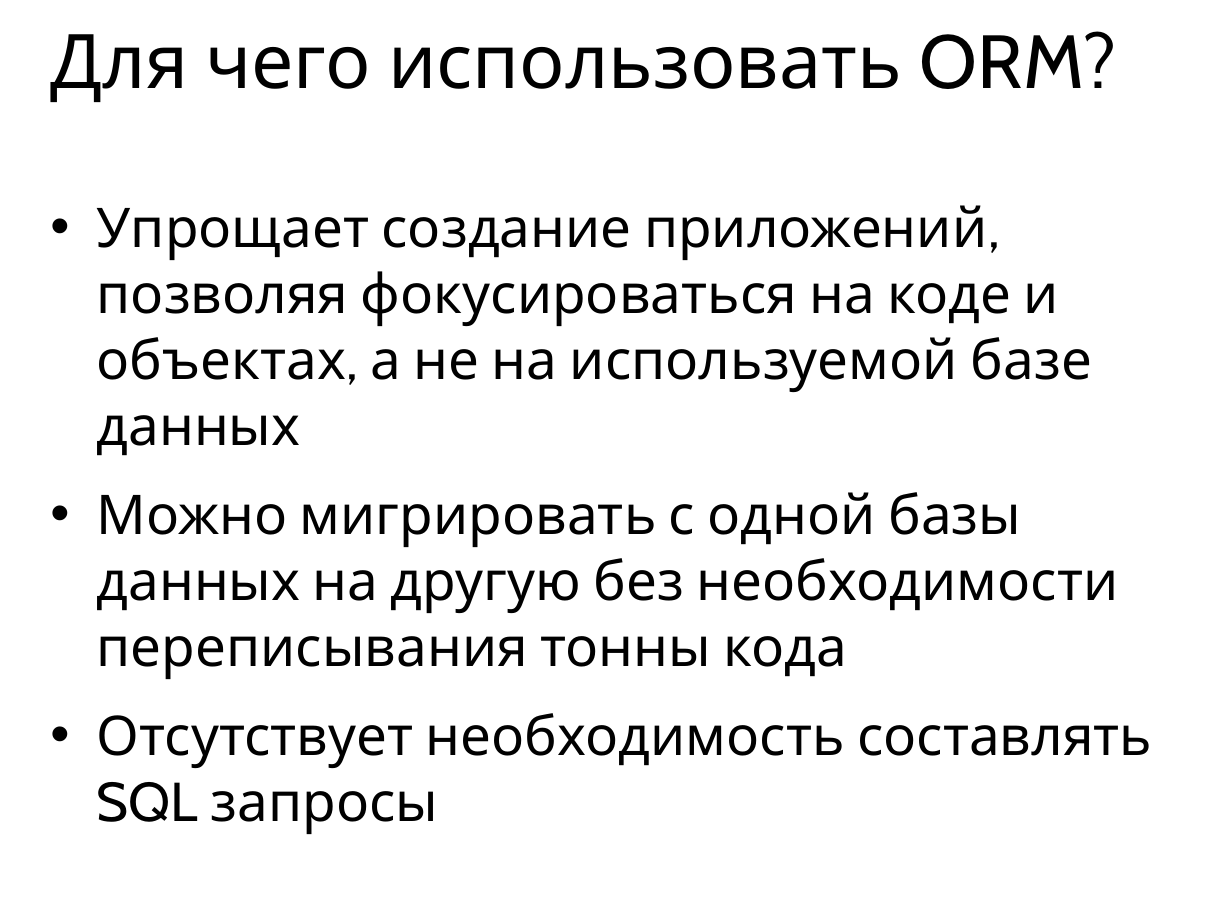
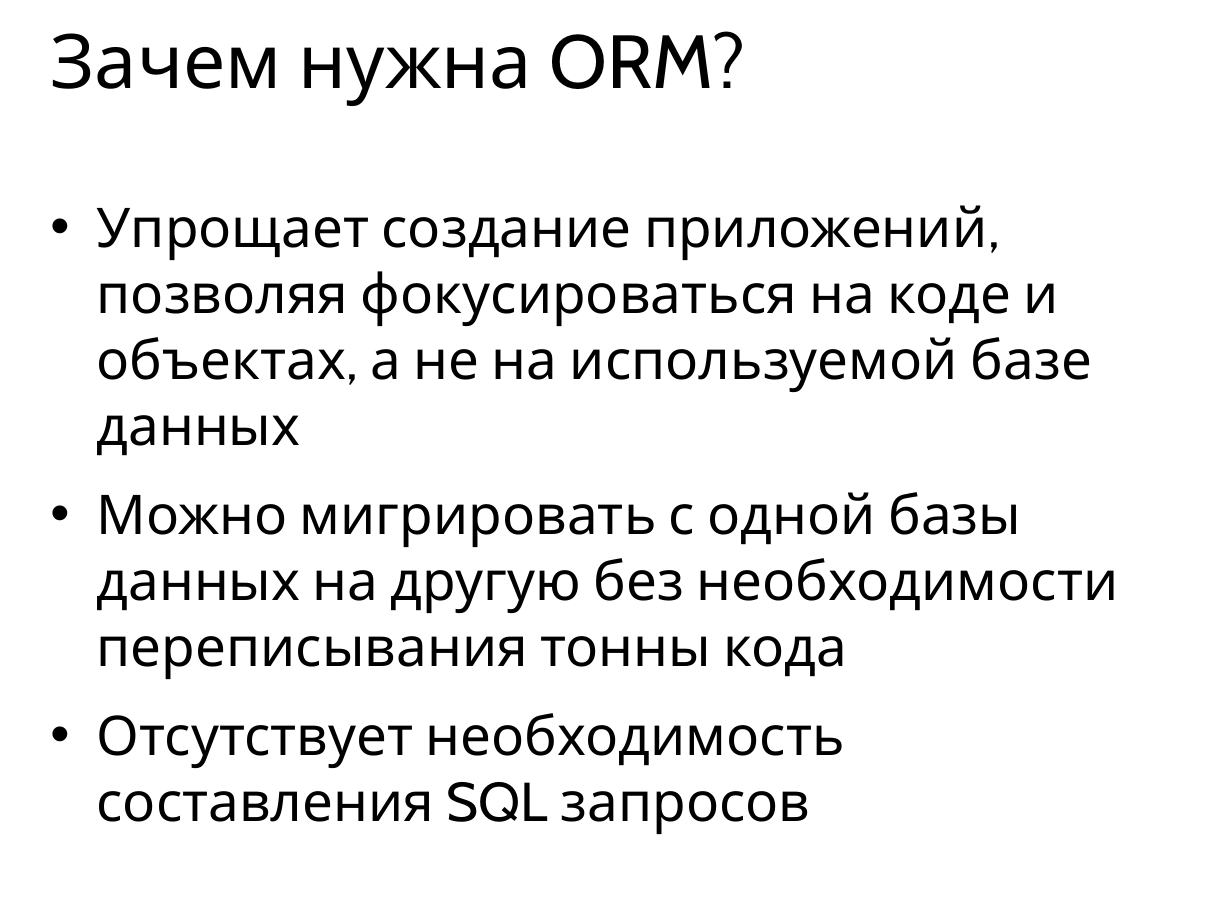
Before and after one commit to maxchv/LearnPython, a slide deck: slide 11 of week12/Models.pptx. Drawn at 1232x924 pixels with LibreOffice and Linux fonts; fonts in the diff are those of the drawing. Boxes give left, top, right and bottom in pixels: in the first picture for what was removed or moved away, otherwise in the second. Text is boxed around its words. In the diff, an @@ line names an element or a change of style, - is before the commit and + after.

```diff
--- a/week12/Models.pptx
+++ b/week12/Models.pptx
@@ title at (51,31,745,106): text changed @@
-Для чего использовать ORM?
+Зачем нужна ORM?
@@ text at (97,713,845,834): text changed @@
-• Отсутствует необходимость составлять SQL запросы
+• Отсутствует необходимость составления SQL запросов
```
Also in this commit, not shown: 21 other slides changed, 24 slides added, 12 slides removed, 33 other files.
